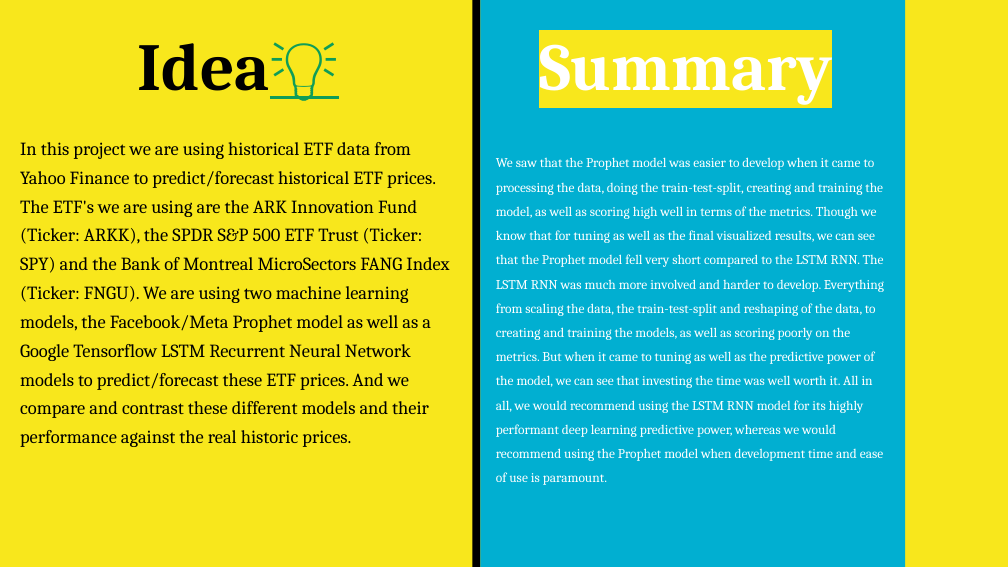
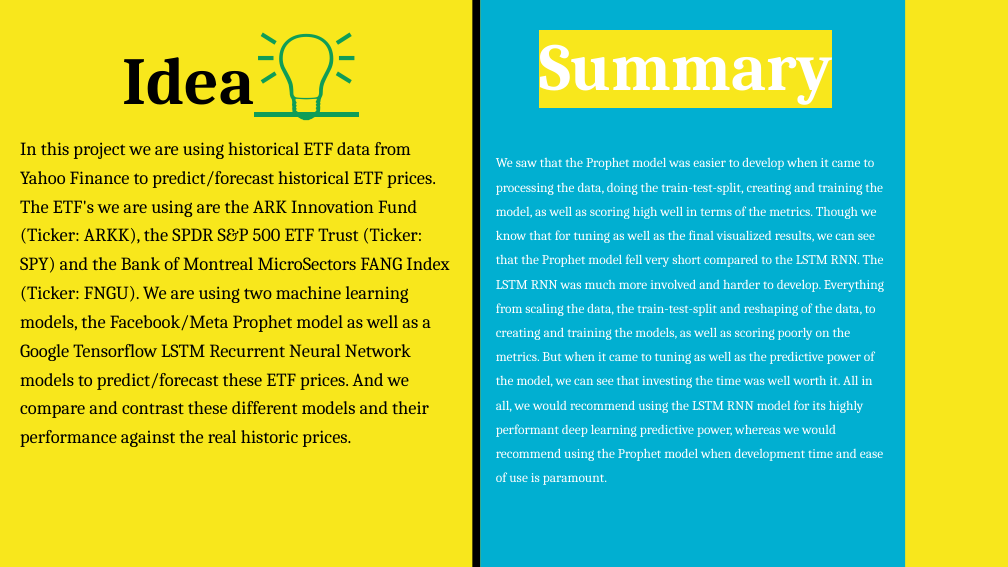
Before and after one commit to SZun/ETF-Forecasts, a slide deck: slide 2 of ETF_Forecasts_Presentation.pptx. Drawn at 1008x567 pixels with LibreOffice and Linux fonts; fonts in the diff are those of the drawing. Boxes give left, top, right and bottom in pixels: in the first picture for what was removed or moved away, otherwise in the second. Text is boxed around its words. In the diff, an @@ line names an element or a change of style, - is before the commit and + after.

Commit message:
updated image and text formatting for presentation

```diff
--- a/ETF_Forecasts_Presentation.pptx
+++ b/ETF_Forecasts_Presentation.pptx
@@ title "Idea💡" moved from (x1=138, y1=42, x2=340, y2=101) to (x1=122, y1=57, x2=254, y2=105) @@
@@ title "Idea💡" at (x1=122, y1=57, x2=254, y2=105): size 48 to 72 pt in "Idea💡" @@
```
Also in this commit, not shown: 7 other slides changed.
